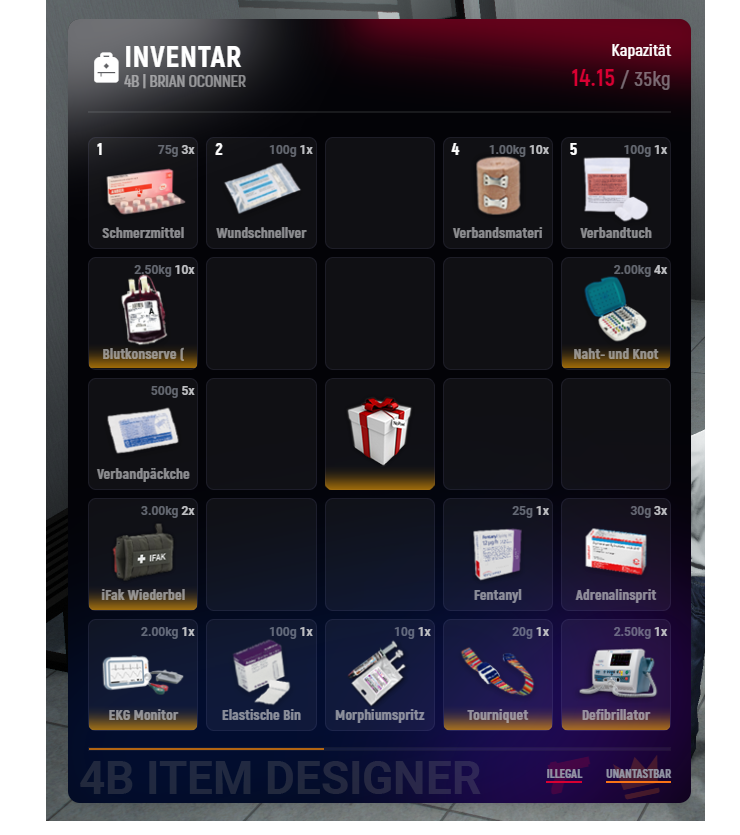
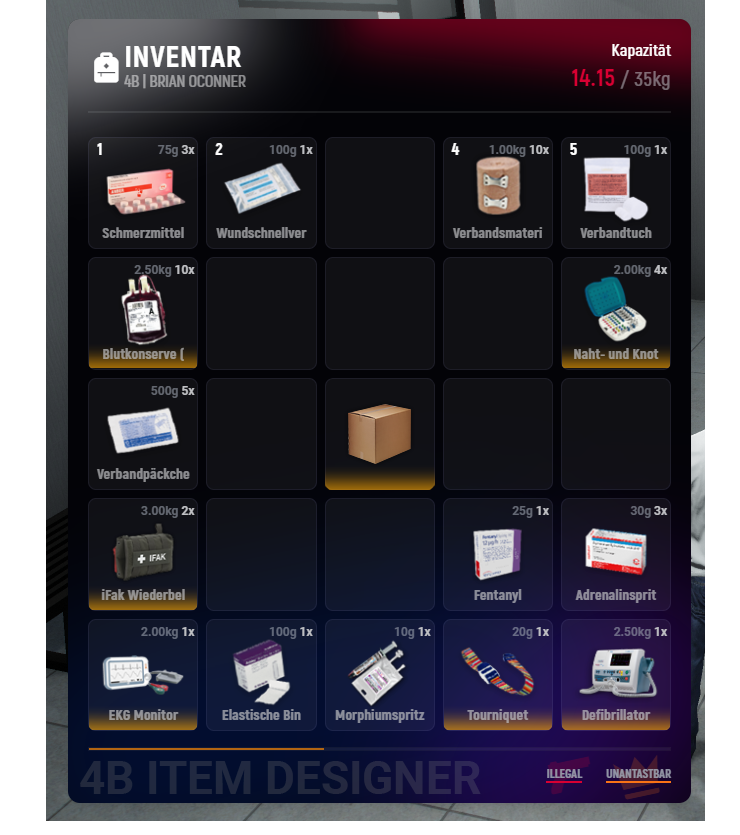
Comparing the layer stacks of the two w=740, h=835 images. Changes:
painted on "DOUBLE CLICK HERE" over [346, 396, 413, 468]
